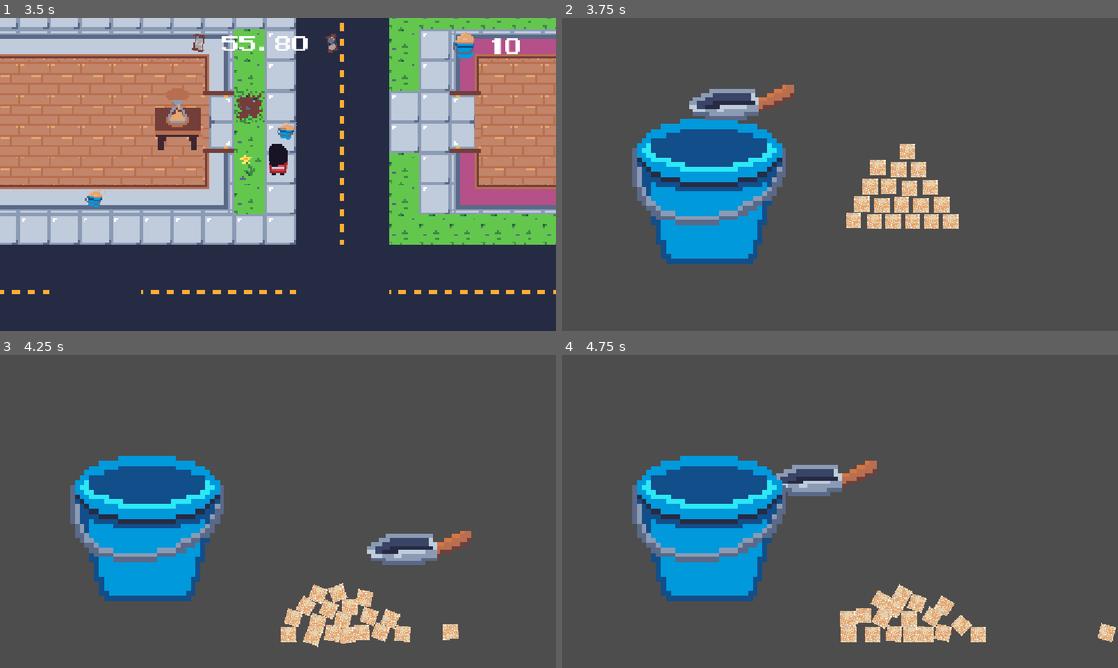
Above: before the commit, frames 1-4 (two rows, left to right).
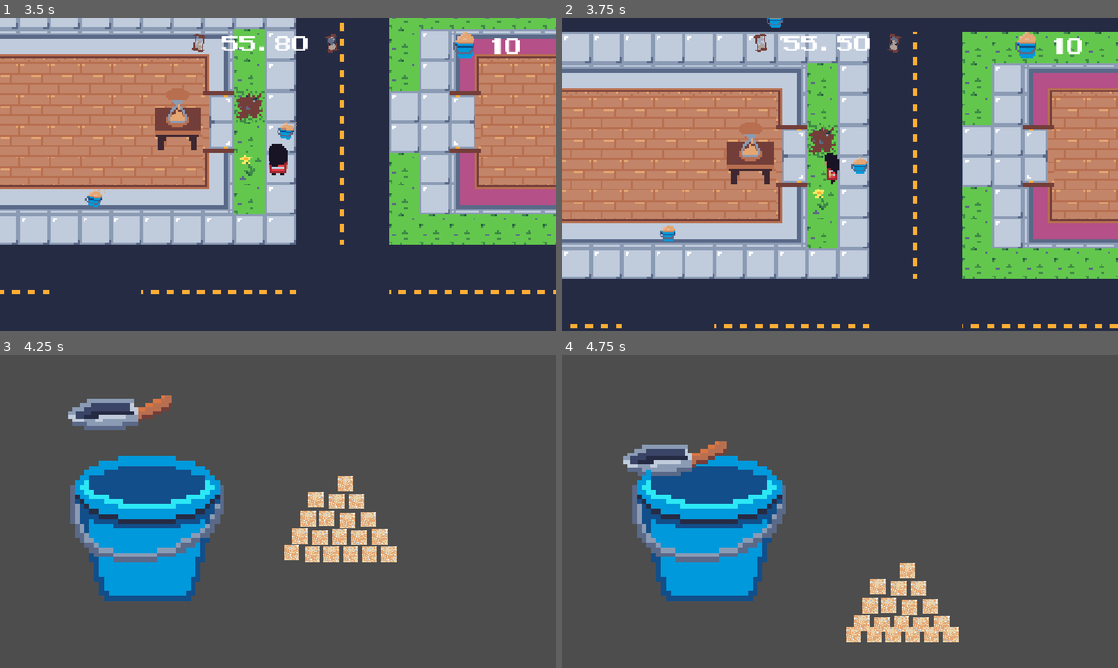
Above: after the commit, the same moments.

Repository: Pedso18/GMTK2026_JUPE
Game: Godot game, scene res://scenes/node_2d.tscn
The game is run twice, just before and just after one commit, with the same random seed, the same clock (stepped at 60 frames per second) and the same inputs. Sound files missing from this copy of the repository are replaced by a short silence.
Inputs (mouse positions are in pixels of both pictures, inside the frame that each line leads up to):
- Up to frame 1 (3.5 s): move the mouse to (400, 158) at 0.52 s; hold Right (ui_right) 0.53-1.28 s; move the mouse to (166, 190) at 1.27 s; hold Down (ui_down) 1.28-2.03 s; move the mouse to (333, 105) at 2.02 s; hold Right (ui_right) 2.03-2.78 s; move the mouse to (250, 237) at 2.77 s; hold Up (ui_up) from 2.78 s (still down)
- Up to frame 2 (3.75 s): move the mouse to (1006, 221) at 3.52 s; release Up (ui_up) at 3.53 s; hold Left (ui_left) from 3.53 s (still down)
- Up to frame 3 (4.25 s): keep holding Left (ui_left)
- Up to frame 4 (4.75 s): keep holding Left (ui_left); move the mouse to (673, 464) at 4.27 s

Frame 1 is identical in both runs. In frame 2, 100% of the frame differs, in the area x 0-100%, y 0-100%; in frame 3, 7.6%; in frame 4, 5.6%.

Commit message:
coloquei alguns efeitos sonoros
a musica do balde tá mto bunda por favor muda

Diff:
--- a/scenes/catchingSand.tscn
+++ b/scenes/catchingSand.tscn
@@ -1,12 +1,14 @@
 [gd_scene format=3 uid="uid://do1tjs3ctnkxq"]
 
 [ext_resource type="Script" uid="uid://nv1isss2fk03" path="res://scripts/bigBucket.gd" id="1_hfjvq"]
-[ext_resource type="Texture2D" uid="uid://ig0so4kity7t" path="res://sprites/bigBucket.png" id="1_ufeut"]
-[ext_resource type="Texture2D" uid="uid://ccsjjudiipy0a" path="res://sprites/bigBucketFront.png" id="2_hfjvq"]
-[ext_resource type="PackedScene" uid="uid://dvhdn1yy72nqt" path="res://grainOfSand.tscn" id="4_hfjvq"]
+[ext_resource type="Texture2D" uid="uid://dcwjh87rqvkfg" path="res://sprites/bigBucket.png" id="1_ufeut"]
+[ext_resource type="Texture2D" uid="uid://kma3bovevwy0" path="res://sprites/bigBucketFront.png" id="2_hfjvq"]
+[ext_resource type="AudioStream" uid="uid://djfnqdqphjhjc" path="res://sounds/hurt.wav" id="4_er56y"]
+[ext_resource type="PackedScene" uid="uid://dvhdn1yy72nqt" path="res://scenes/grainOfSand.tscn" id="4_hfjvq"]
 [ext_resource type="Script" uid="uid://8k1l5mfskan6" path="res://scripts/bigShovel.gd" id="5_1purq"]
-[ext_resource type="Texture2D" uid="uid://cs51gnm0o7q8f" path="res://sprites/bigShovel.png" id="5_m0yma"]
-[ext_resource type="Texture2D" uid="uid://ds538gyyu1ju1" path="res://sprites/bigShovelFront.png" id="6_1purq"]
+[ext_resource type="Texture2D" uid="uid://bnbmn12iwbpqm" path="res://sprites/bigShovel.png" id="5_m0yma"]
+[ext_resource type="Texture2D" uid="uid://dgbj5pqjlhp3i" path="res://sprites/bigShovelFront.png" id="6_1purq"]
+[ext_resource type="AudioStream" uid="uid://s412ad73v5qc" path="res://music/bucketsoundtrack.mp3" id="9_rqp7x"]
 
 [sub_resource type="RectangleShape2D" id="RectangleShape2D_m0yma"]
 size = Vector2(18.100004, 13.900002)
@@ -56,6 +58,9 @@
 texture_filter = 1
 scale = Vector2(10, 10)
 texture = ExtResource("2_hfjvq")
+
+[node name="AudioStreamPlayer2D" type="AudioStreamPlayer2D" parent="BucketRb" unique_id=1082176400]
+stream = ExtResource("4_er56y")
 
 [node name="WorldBarrier" type="RigidBody2D" parent="." unique_id=1797764103]
 disable_mode = 1
@@ -156,4 +161,9 @@
 [node name="grainOfSandRb19" parent="." unique_id=1437747536 instance=ExtResource("4_hfjvq")]
 position = Vector2(655, 292)
 
+[node name="AudioStreamPlayer" type="AudioStreamPlayer" parent="." unique_id=1612250278]
+stream = ExtResource("9_rqp7x")
+volume_db = -15.746
+autoplay = true
+
 [connection signal="body_entered" from="BucketRb/BucketSprite/BucketArea" to="BucketRb" method="_on_bucket_area_body_entered"]
--- a/scenes/node_2d.tscn
+++ b/scenes/node_2d.tscn
@@ -12,6 +12,7 @@
 [ext_resource type="Texture2D" uid="uid://dcr6uthfljtit" path="res://sprites/player/walkSide.png" id="8_nr8wp"]
 [ext_resource type="Texture2D" uid="uid://vrmsbbyk5yk5" path="res://sprites/tileSetv1.png" id="9_4d7sh"]
 [ext_resource type="Texture2D" uid="uid://b1n15tf44g7fj" path="res://sprites/player/walkUp.png" id="9_d2bti"]
+[ext_resource type="AudioStream" uid="uid://djfnqdqphjhjc" path="res://sounds/hurt.wav" id="9_qv8l0"]
 [ext_resource type="PackedScene" uid="uid://d35lcb5p6p2vx" path="res://scenes/sand_rb.tscn" id="10_d2bti"]
 [ext_resource type="Texture2D" uid="uid://d1qukjqklnt7l" path="res://sprites/hourglass/16x16hourglass.png" id="10_x0ka3"]
 [ext_resource type="Texture2D" uid="uid://bcrfqij1x4crv" path="res://sprites/tileSetv5-sheet.png" id="11_0q20i"]
@@ -368,6 +369,9 @@
 position = Vector2(-15.117651, 0)
 shape = SubResource("CircleShape2D_d21ai")
 
+[node name="AudioStreamPlayer2D" type="AudioStreamPlayer2D" parent="PlayerBody/detectionArea" unique_id=1632284690]
+stream = ExtResource("9_qv8l0")
+
 [node name="HourglassTableRb" type="RigidBody2D" parent="." unique_id=566633245]
 gravity_scale = 0.0
 freeze = true
--- a/scenes/sand_rb.tscn
+++ b/scenes/sand_rb.tscn
@@ -2,6 +2,7 @@
 
 [ext_resource type="Script" uid="uid://ci5cdm7cuqgu6" path="res://scripts/sand_rb.gd" id="1_bl23f"]
 [ext_resource type="Texture2D" uid="uid://wx35km4vegh6" path="res://sprites/sandBucketIcon.png" id="1_je4ec"]
+[ext_resource type="AudioStream" uid="uid://bmtw7ikuhdpky" path="res://sounds/coin.wav" id="3_soss4"]
 
 [sub_resource type="AtlasTexture" id="AtlasTexture_rmmya"]
 atlas = ExtResource("1_je4ec")
@@ -55,3 +56,6 @@
 [node name="CollisionShape2D" type="CollisionShape2D" parent="." unique_id=1265872496]
 position = Vector2(20, 4)
 shape = SubResource("CircleShape2D_uqtng")
+
+[node name="AudioStreamPlayer2D" type="AudioStreamPlayer2D" parent="." unique_id=356169235]
+stream = ExtResource("3_soss4")
--- a/scripts/bigBucket.gd
+++ b/scripts/bigBucket.gd
@@ -17,6 +17,7 @@
 func _on_bucket_area_body_entered(body: Node2D) -> void:
 
 	if body.is_in_group("grainOfSand"):
+		$AudioStreamPlayer2D.play()
 		print("one less sand!")
 		body.queue_free()
 	pass # Replace with function body.
--- a/scripts/playerDetectionArea.gd
+++ b/scripts/playerDetectionArea.gd
@@ -35,6 +35,8 @@
 	# Se houver pelo menos uma areia seguindo o jogador:
 	if areias_para_entregar.size() > 0:
 		var tempo_total_adicionado = areias_para_entregar.size() * 12 # o 12 é quanto cada areia vale, sujeito a mudanças
+		$AudioStreamPlayer2D.play()
+
 
 		# Atualiza o tempo na interface
 		if has_node("%TimeLeftLabel"):
--- a/scripts/sand_rb.gd
+++ b/scripts/sand_rb.gd
@@ -18,6 +18,8 @@
 
 func _on_body_entered(body: Node2D) -> void:
 	# Quando o jogador entra na área, começa a seguir
+	$AudioStreamPlayer2D.play()
+	await $AudioStreamPlayer2D.finished
 	if body.is_in_group("player") and not seguindo:
 		print("eu sou a areia", name)
 		seguindo = true
Not shown, added: music/bucketsoundtrack.mp3.import
Not shown, added: sounds/coin.wav.import
Not shown, added: sounds/hurt.wav.import
Not shown, added: music/bucketsoundtrack.mp3
Not shown, added: sounds/coin.wav
Not shown, added: sounds/hurt.wav
